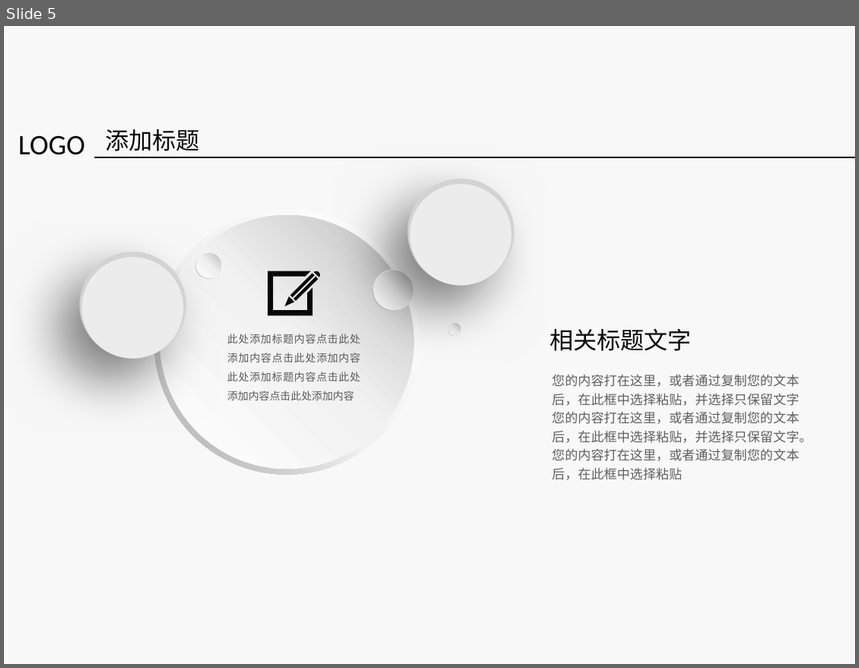
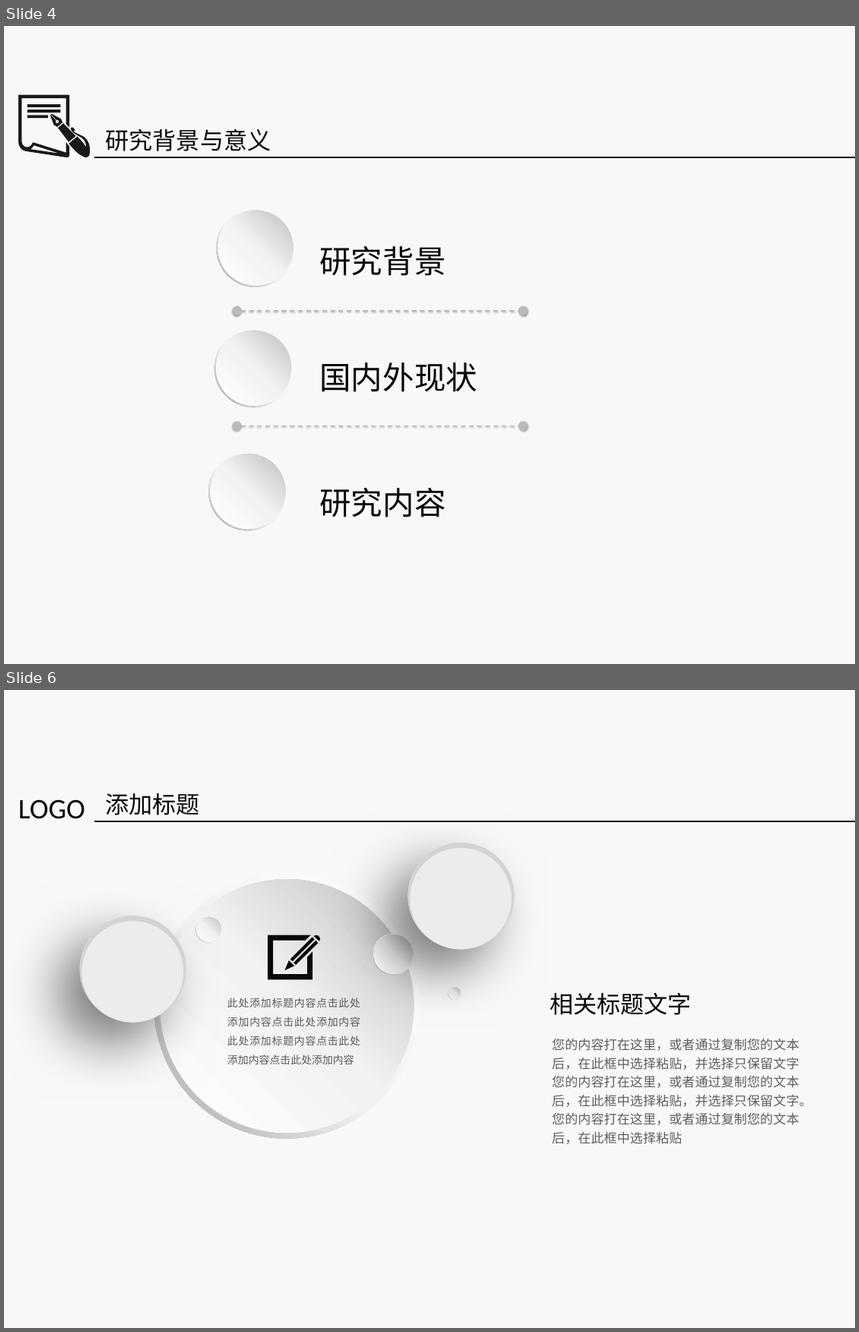
Before and after one commit to Junior888/paper, a slide deck: 论文答辩.pptx. Shown one above the other, each under a label of ours: slide 5 before the commit, slides 4 and 6 after it; the slides between them are not shown. The pictures are 859x668 and 859x1332 pixels, drawn with LibreOffice and Linux fonts; fonts in the diff are those of the drawing; background and template pictures are left out. Boxes give left, top, right and bottom in pixels: in the first picture for what was removed or moved away, otherwise in the second. Text is boxed around its words. In the diff, an @@ line names an element or a change of style, - is before the commit and + after.

```diff
--- a/论文答辩.pptx
+++ b/论文答辩.pptx
@@ slide 4 added at (4, 26, 855, 664), background picture (left out) @@
@@ freeform shape added at (18, 95, 90, 157), fill #191919 @@
@@ text added at (106, 129, 272, 151), 15 pt, text #080808 @@
+研究背景与意义
@@ line added from (94, 157) to (855, 157), #080808 0.75 pt @@
@@ donut added at (216, 208, 294, 287), fill gradient #FFFFFF to #F2F2F2 to #A6A6A6 @@
@@ ellipse added at (218, 210, 294, 284), fill gradient #FFFFFF to #F2F2F2 to #BFBFBF @@
@@ text added at (319, 246, 446, 276), 20 pt, text #080808 @@
+研究背景
@@ double arrow added from (237, 311) to (522, 311), #BABABA 0.75 pt dashed @@
@@ donut added at (214, 329, 292, 408), fill gradient #FFFFFF to #F2F2F2 to #A6A6A6 @@
@@ ellipse added at (216, 332, 291, 406), fill gradient #FFFFFF to #F2F2F2 to #BFBFBF @@
@@ text added at (319, 363, 477, 392), 20 pt, text #080808 @@
+国内外现状
@@ double arrow added from (237, 427) to (522, 427), #BABABA 0.75 pt dashed @@
@@ donut added at (208, 452, 287, 531), fill gradient #FFFFFF to #F2F2F2 to #A6A6A6 @@
@@ ellipse added at (211, 454, 285, 529), fill gradient #FFFFFF to #F2F2F2 to #BFBFBF @@
@@ text added at (319, 488, 446, 518), 20 pt, text #080808 @@
+研究内容
@@ what was slide 5 is now slide 6 @@
```
Also in this commit, not shown: 4 slides changed, 1 other slide added, 2 slides removed.
